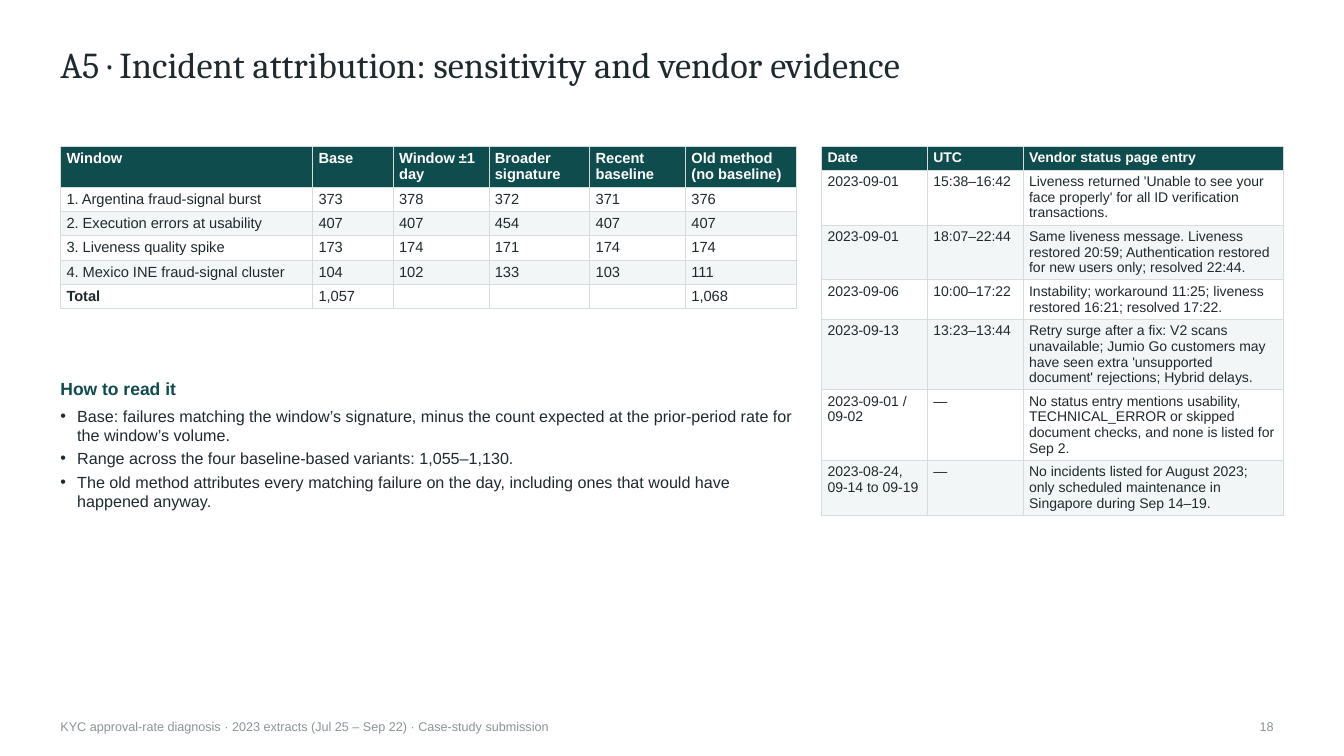
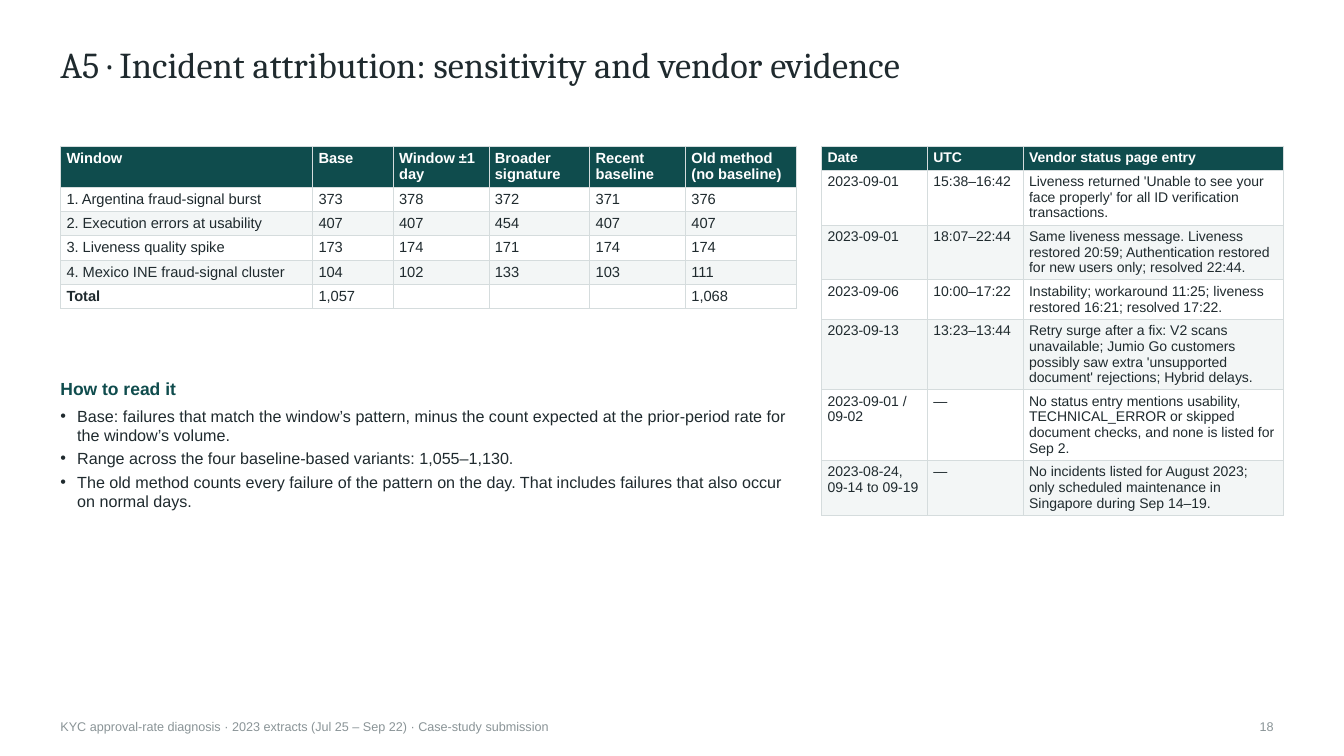
Before and after one commit to prosolkin/arq-kyc, a slide deck: slide 18 of analysis/export/kyc-approval-deck.pptx. Drawn at 1344x756 pixels with LibreOffice and Linux fonts; fonts in the diff are those of the drawing. Boxes give left, top, right and bottom in pixels: in the first picture for what was removed or moved away, otherwise in the second. Text is boxed around its words. In the diff, an @@ line names an element or a change of style, - is before the commit and + after.

```diff
--- a/analysis/export/kyc-approval-deck.pptx
+++ b/analysis/export/kyc-approval-deck.pptx
@@ table at (822, 146, 1284, 515) @@
-row 5, column 3: Retry surge after a fix: V2 scans unavailable; Jumio Go customers may have seen extra 'unsupported document' rejections; Hybrid delays.
+row 5, column 3: Retry surge after a fix: V2 scans unavailable; Jumio Go customers possibly saw extra 'unsupported document' rejections; Hybrid delays.
@@ text at (77, 410, 786, 441): text changed @@
-• Base: failures matching the window’s signature, minus the count expected at the prior-period rate for the window’s volume.
+• Base: failures that match the window’s pattern, minus the count expected at the prior-period rate for the window’s volume.
@@ text at (77, 476, 781, 511): text changed @@
-• The old method attributes every matching failure on the day, including ones that would have happened anyway.
+• The old method counts every failure of the pattern on the day. That includes failures that also occur on normal days.
```
Also in this commit, not shown: 18 other slides changed, 43 other files.
